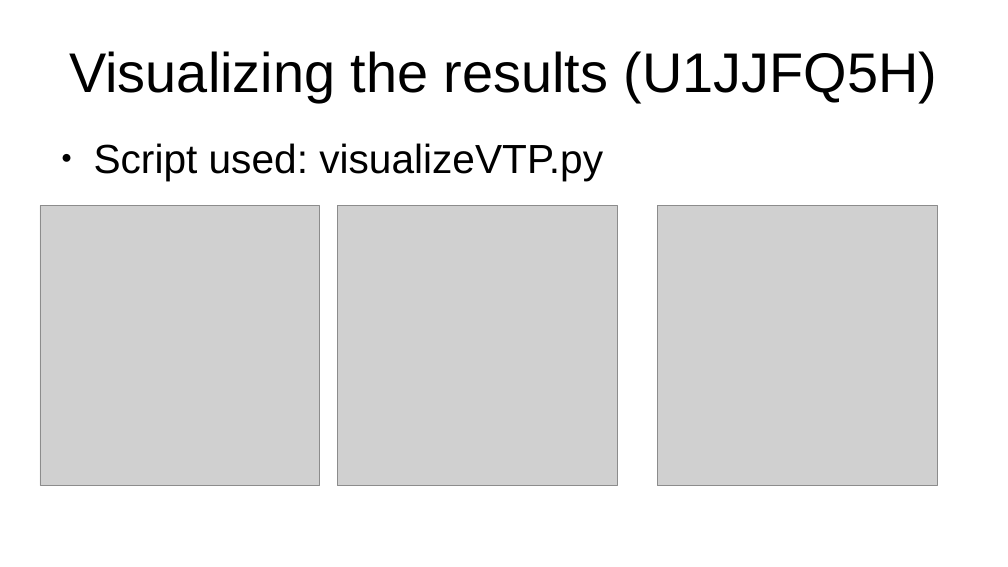
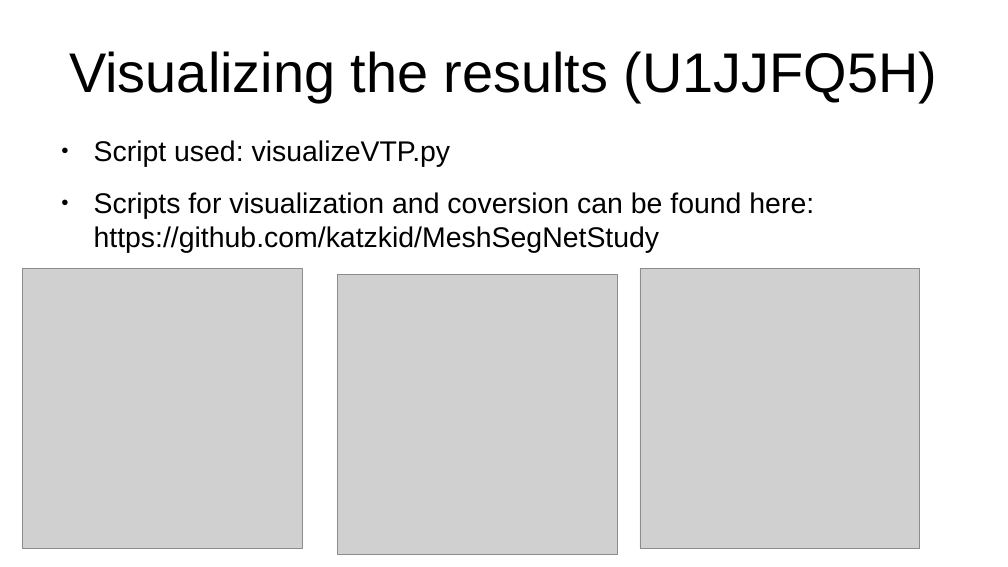
Before and after one commit to katzkid/MeshSegNetStudy, a slide deck: slide 8 of Presentation.odp. Drawn at 1008x567 pixels with LibreOffice and Linux fonts; fonts in the diff are those of the drawing; grey boxes stand for pictures. Boxes give left, top, right and bottom in pixels: in the first picture for what was removed or moved away, otherwise in the second. Text is boxed around its words. In the diff, an @@ line names an element or a change of style, - is before the commit and + after.

```diff
--- a/Presentation.odp
+++ b/Presentation.odp
@@ text at <box>94,140,451,166</box>: size 32 to 22.4 pt in "Script used: visualizeVTP.py" @@
@@ text at <box>94,192,814,253</box>: paragraph added @@
+● Scripts for visualization and coversion can be found here: https://github.com/katzkid/MeshSegNetStudy
@@ picture: place and size @@
-picture at <box>40,206,320,486</box>
+picture at <box>23,269,303,549</box>
@@ picture: place and size @@
-picture at <box>658,206,938,486</box>
+picture at <box>640,269,920,549</box>
@@ picture: place and size @@
-picture at <box>338,206,617,486</box>
+picture at <box>338,274,617,554</box>
```
Also in this commit, not shown: 1 other file.
